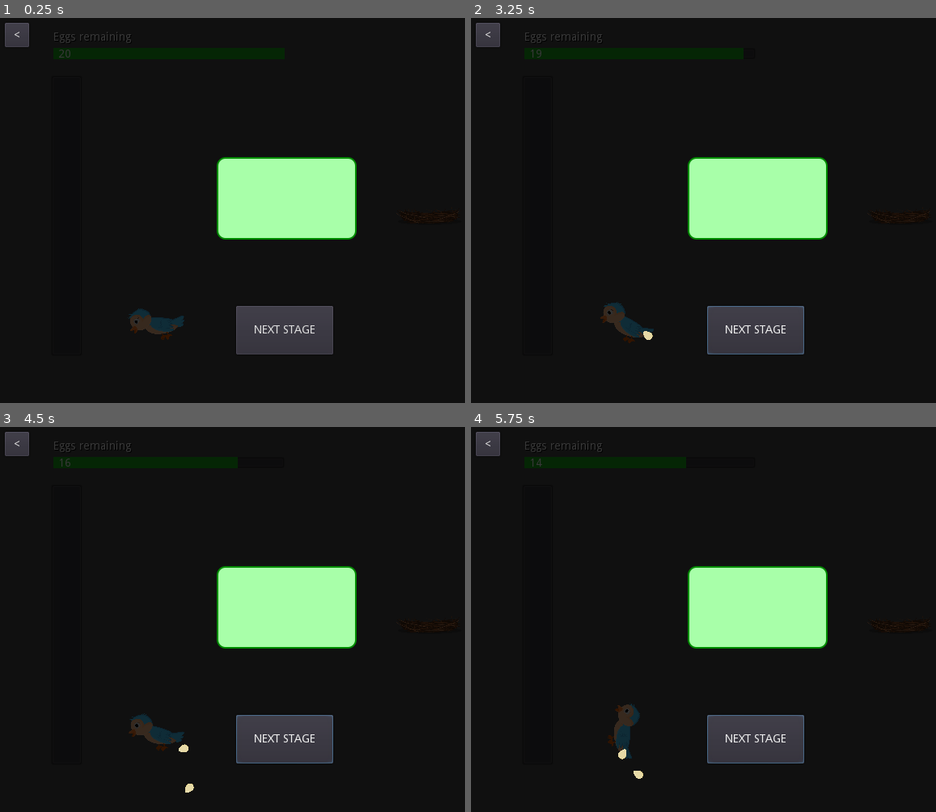
Above: before the commit, frames 1-4 (two rows, left to right).
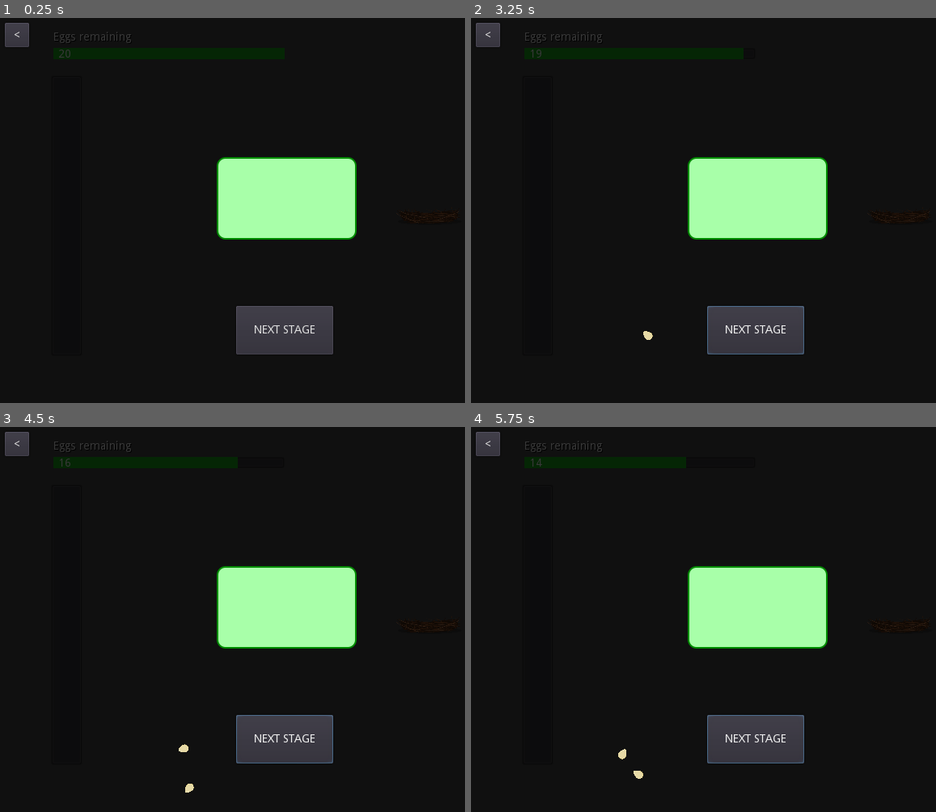
Above: after the commit, the same moments.

Repository: benfernandes/gamejam-august-2020
Game: Godot game, scene res://yeeter/yeeter.tscn
Same seed, same stepped clock (60 frames per second), same inputs: the game is played once before the commit and once after it. This scene is started directly instead of the project's main scene.
Inputs (mouse positions are in pixels of both pictures, inside the frame that each line leads up to):
- Up to frame 1 (0.25 s): no input
- Up to frame 2 (3.25 s): click "NEXT STAGE" at 0.5 s; click "NEXT STAGE" at 1.25 s; click "<" at 2 s; tap Enter at 2.75 s; move the mouse to (884, 191) at 2.77 s; hold Right (ui_right) from 2.78 s (still down); click (884, 191) at 2.92 s; tap Space (flap) at 3.02 s
- Up to frame 3 (4.5 s): tap Space (flap) at 3.32, 3.77, 4.07 s; move the mouse to (172, 638) at 3.52 s; release Right (ui_right) at 3.53 s; hold Left (ui_left) 3.53-4.28 s; move the mouse to (344, 530) at 4.27 s; hold Right (ui_right) from 4.28 s (still down)
- Up to frame 4 (5.75 s): keep holding Right (ui_right); move the mouse to (731, 696) at 5.02 s; click (731, 696) at 5.17 s; tap Space (flap) at 5.27, 5.57 s

The runs differ from the first frame. In frame 1, 0.5% of the frame differs, in the area x 27-40%, y 75-84%; in frame 2, 0.5%; in frame 3, 0.5%; in frame 4, 0.5%.
Error in both runs: Invalid operands 'String' and 'Nil' in operator '+'. (res://yeeter/yeeter.gd:31)

Commit message:
Add different birds to yeeter

Diff:
--- a/hatching/Hatching.tscn
+++ b/hatching/Hatching.tscn
@@ -175,6 +175,7 @@
 rotation = 1.47863
 scale = Vector2( 0.15, 0.15 )
 frames = SubResource( 6 )
+frame = 1
 playing = true
 
 [node name="MediumBird" type="AnimatedSprite" parent="Path2D/Follow"]
@@ -182,7 +183,7 @@
 rotation = 1.47863
 scale = Vector2( 0.15, 0.15 )
 frames = SubResource( 23 )
-frame = 2
+frame = 3
 playing = true
 
 [node name="HardBird" type="AnimatedSprite" parent="Path2D/Follow"]
@@ -190,7 +191,6 @@
 rotation = 1.47863
 scale = Vector2( 0.15, 0.15 )
 frames = SubResource( 11 )
-frame = 3
 playing = true
 
 [node name="Egg" type="AnimatedSprite" parent="."]
--- a/yeeter/entities/bird_cannon/bird_cannon.gd
+++ b/yeeter/entities/bird_cannon/bird_cannon.gd
@@ -12,6 +12,11 @@
 # Power bar
 export (NodePath) var power_bar_path
 onready var power_bar = get_node(power_bar_path)
+
+func _ready():
+	$EasySprite.hide();
+	$MediumSprite.hide();
+	$HardSprite.hide();
 
 func _get_vector(magnitude, angle):
 	var x_vector = _get_x_vector(magnitude, angle)
@@ -57,3 +62,12 @@
 
 func _on_remaining_none_remaining():
 	is_playing = false
+
+func set_difficulty(difficulty):
+	match difficulty:
+		"easy":
+			$EasySprite.show()
+		"medium":
+			$MediumSprite.show()
+		"hard":
+			$HardSprite.show()
--- a/yeeter/entities/bird_cannon/bird_cannon.tscn
+++ b/yeeter/entities/bird_cannon/bird_cannon.tscn
@@ -13,7 +13,17 @@
 egg_scene = ExtResource( 2 )
 egg_spawn_path = NodePath("egg_spawn")
 
-[node name="sprite" type="Sprite" parent="."]
+[node name="EasySprite" type="Sprite" parent="."]
+scale = Vector2( 0.107807, 0.107807 )
+texture = ExtResource( 1 )
+flip_h = true
+
+[node name="MediumSprite" type="Sprite" parent="."]
+scale = Vector2( 0.107807, 0.107807 )
+texture = ExtResource( 1 )
+flip_h = true
+
+[node name="HardSprite" type="Sprite" parent="."]
 scale = Vector2( 0.107807, 0.107807 )
 texture = ExtResource( 1 )
 flip_h = true
--- a/yeeter/yeeter.gd
+++ b/yeeter/yeeter.gd
@@ -37,6 +37,7 @@
 			config = medium_config
 		"hard":
 			config = hard_config
+	bird_cannon.set_difficulty(difficulty)
 
 	target_eggs = config.target_eggs
 
Not shown: 1 places in yeeter/yeeter.tscn that only renumber resources
